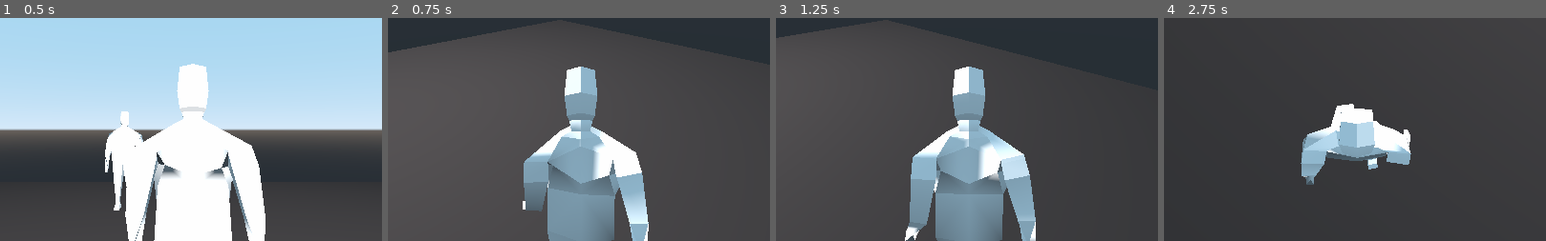
Above: before the commit, frames 1-4 (left to right).
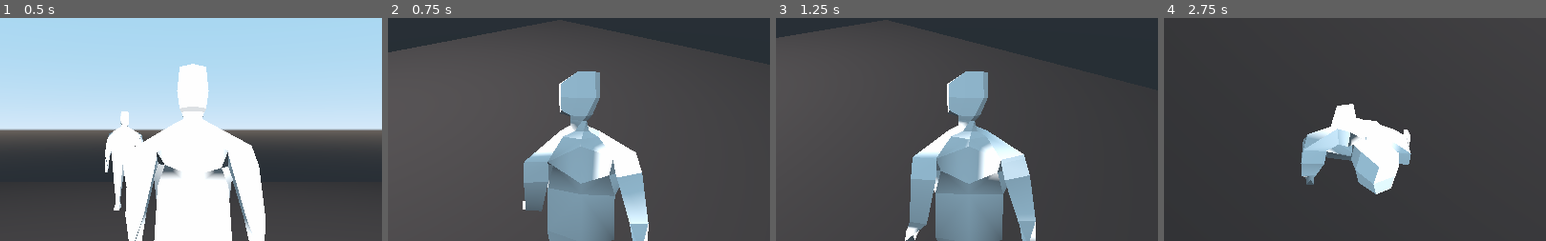
Above: after the commit, the same moments.

Repository: lolajojo/childhood_mystery_prototype
Game: Godot game, scene res://scenes/Main.tscn
Same seed, same stepped clock (60 frames per second), same inputs: the game is played once before the commit and once after it.
Inputs (mouse positions are % of the whole screen's width and height, from its top left):
- Up to frame 1 (0.5 s): no input
- Up to frame 2 (0.75 s): tap Enter at 0.5 s; move the mouse to (72, 45) at 0.52 s; hold D (move_right) from 0.53 s (still down)
- Up to frame 3 (1.25 s): keep holding D (move_right)
- Up to frame 4 (2.75 s): move the mouse to (30, 55) at 1.27 s; release D (move_right) at 1.28 s; hold S (move_back) 1.28-2.03 s; move the mouse to (60, 28) at 2.02 s; hold D (move_right) from 2.03 s (still down)
The pictures show only the part of the screen within x 25-75%, y 25-75%; the shares and areas given below are measured in that part.

Frame 1 is identical in both runs. In frame 2, 1.6% of the frame differs, in the area x 42-64%, y 21-64%; in frame 3, 1.5%; in frame 4, 3.1%, in the area x 38-63%, y 40-80%.

Commit message:
Fix y-axis head rotation

Diff:
--- a/childhood-mystery-prototype/metadata.json
+++ b/childhood-mystery-prototype/metadata.json
@@ -1,5 +1,5 @@
 {
 	"failed": [
-
+		"res://tests/basis_rotator_tests.gd"
 	]
 }
--- a/childhood-mystery-prototype/scripts/utils/basis_rotator.gd
+++ b/childhood-mystery-prototype/scripts/utils/basis_rotator.gd
@@ -21,11 +21,11 @@
 		rotation_vector: Vector3,
 		min_rotation_vector: Vector3,
 		max_rotation_vector: Vector3) -> Basis:
-	var basis_rotation = basis.get_euler()
+	var basis_rotation = basis.orthonormalized().get_euler()
 	var angle_to_rotate = rotation_vector - basis_rotation
-	print("%s - %s = %s" % [str(rotation_vector), str(basis_rotation), str(angle_to_rotate)])
+#	print("%s - %s = %s" % [str(rotation_vector), str(basis_rotation), str(angle_to_rotate)])
 
-	basis = _rotate_basis(basis, angle_to_rotate)
+	basis = _rotate_basis(basis.orthonormalized(), angle_to_rotate)
 	basis = _basis_corrector.correct_basis_with_limits(
 		basis,
 		min_rotation_vector,
@@ -34,13 +34,14 @@
 	return basis
 
 func _rotate_basis(basis: Basis, rotation_angle_rad: Vector3):
-	print("before", basis)
+#	print("before", basis)
+	print(rotation_angle_rad)
 	basis = basis.rotated(basis.x, rotation_angle_rad.x)
 	print("x-rotated ", basis)
 	basis = basis.rotated(basis.y, rotation_angle_rad.y)
 	print("y-rotated ", basis)
 	basis = basis.rotated(basis.z, rotation_angle_rad.z)
 	print("z-rotated ", basis)
-	print("after", basis)
+#	print("after", basis)
 
 	return basis
Not shown, changed: childhood-mystery-prototype/results.xml
